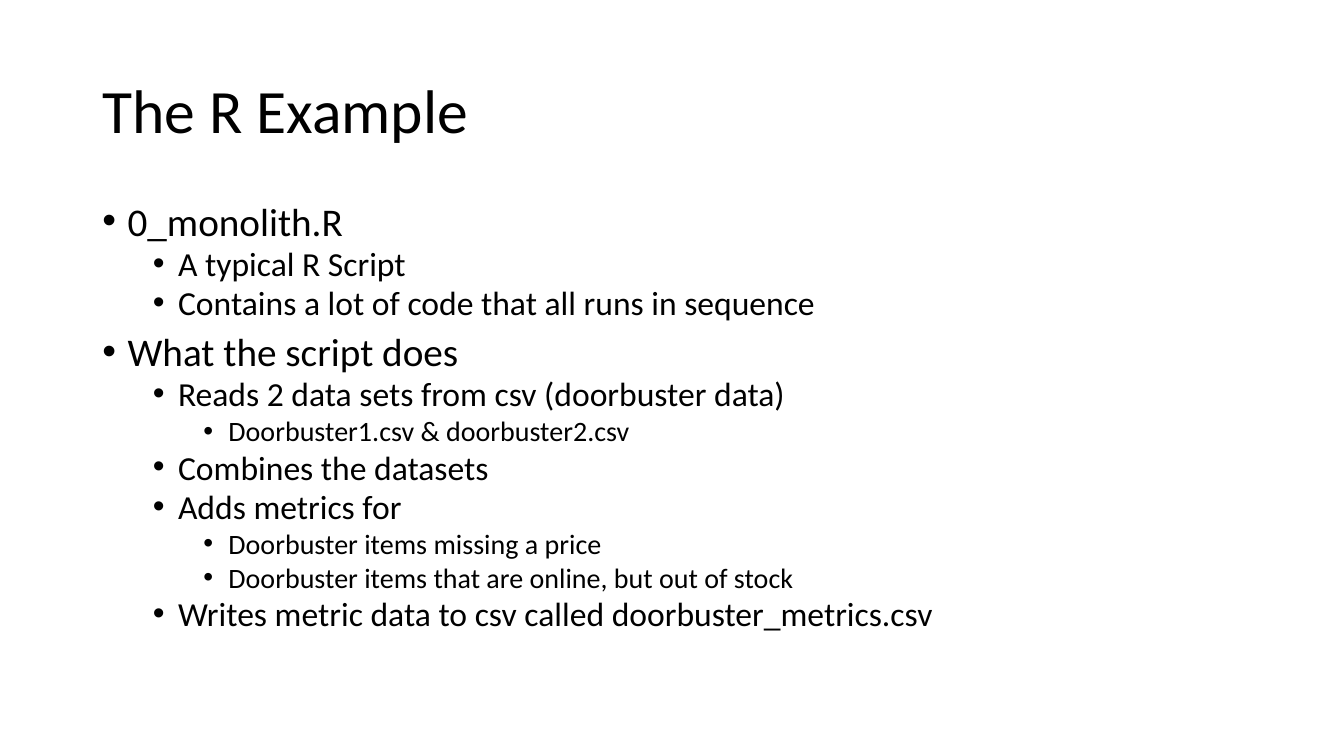
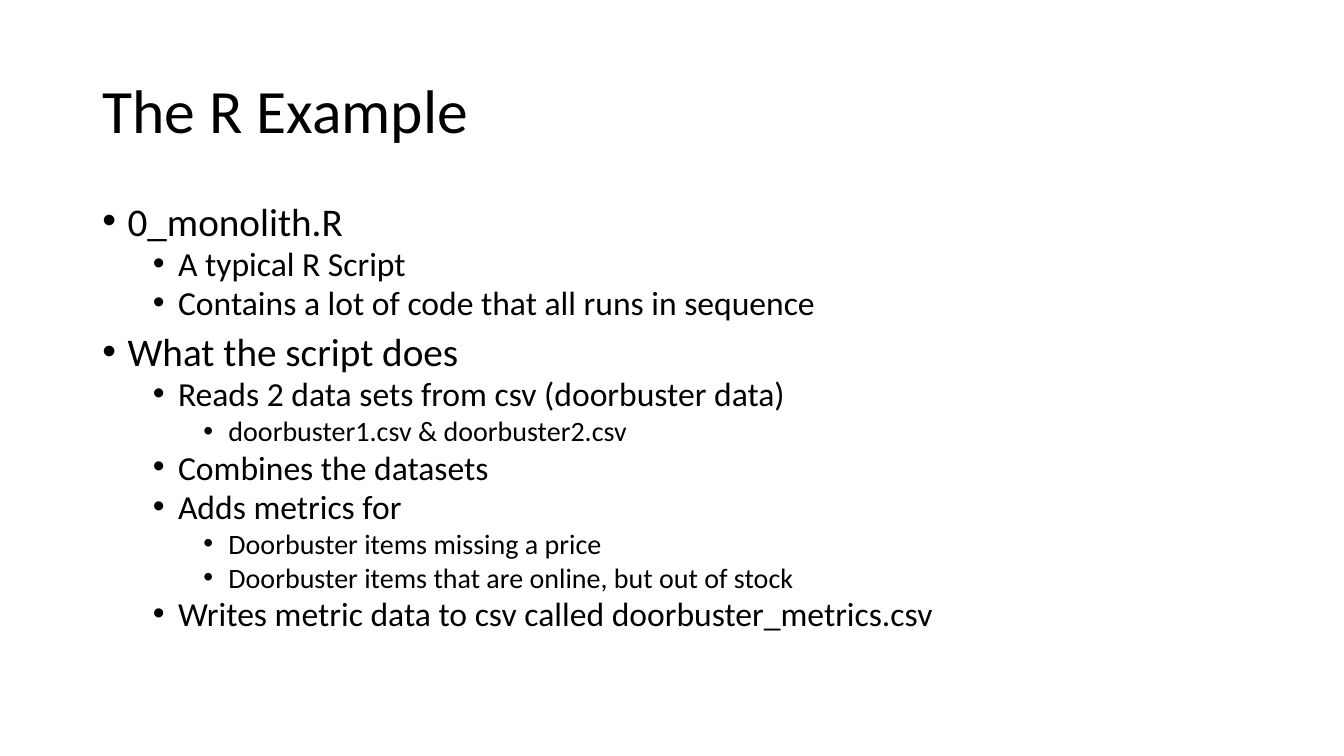
Before and after one commit to donaldsawyer/Demos, a slide deck: slide 8 of tcrug/unit_testing/tcrug_runit_2016_01_21.pptx (slide 7 before the commit). Drawn at 1344x756 pixels with LibreOffice and Linux fonts; fonts in the diff are those of the drawing. Boxes give left, top, right and bottom in pixels: in the first picture for what was removed or moved away, otherwise in the second. Text is boxed around its words. In the diff, an @@ line names an element or a change of style, - is before the commit and + after.

```diff
--- a/tcrug/unit_testing/tcrug_runit_2016_01_21.pptx
+++ b/tcrug/unit_testing/tcrug_runit_2016_01_21.pptx
@@ text at <box>228,421,627,442</box>: text changed @@
-    • Doorbuster1.csv & doorbuster2.csv
+    • doorbuster1.csv & doorbuster2.csv
```
Also in this commit, not shown: 1 other slide changed, 2 slides added, 1 slide removed, 25 other files.
